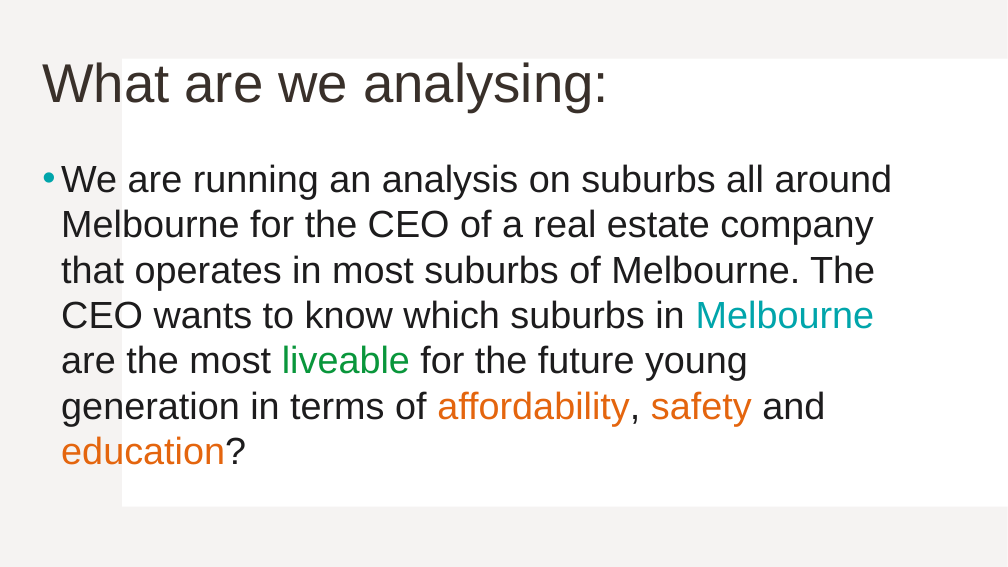
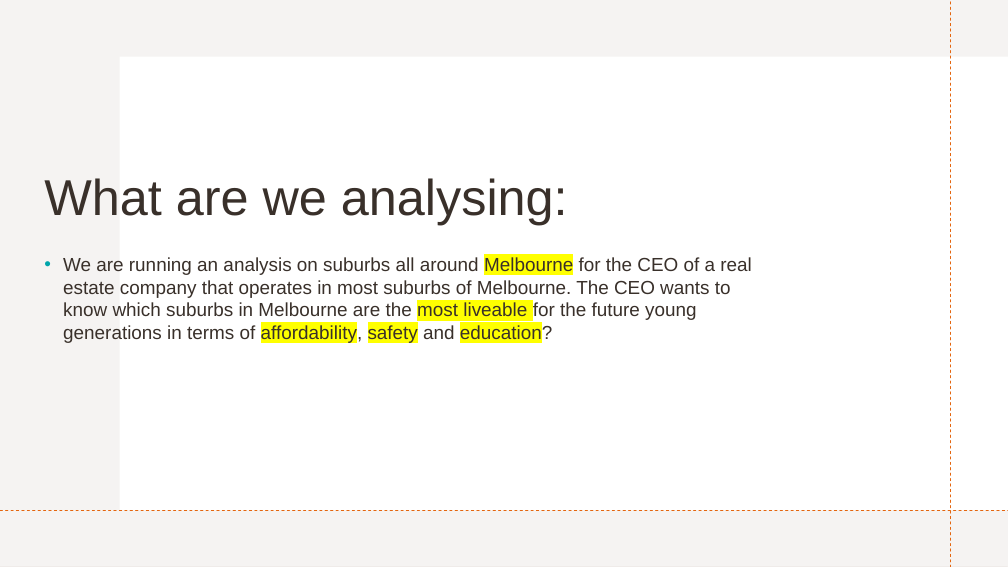
Before and after one commit to Kakhai1/bootcamp_project, a slide deck: slide 2 of Project 1 - Group 6 Slides_KT.pptx. Drawn at 1008x567 pixels with LibreOffice and Linux fonts; fonts in the diff are those of the drawing. Boxes give left, top, right and bottom in pixels: in the first picture for what was removed or moved away, otherwise in the second. Text is boxed around its words. In the diff, an @@ line names an element or a change of style, - is before the commit and + after.

```diff
--- a/Project 1 - Group 6 Slides_KT.pptx
+++ b/Project 1 - Group 6 Slides_KT.pptx
@@ rectangle added at [0, 0, 1008, 566], fill #FFFFFF @@
@@ rectangle added at [0, 0, 1008, 567], fill #E5DEDB at 35% opacity @@
@@ line added from (951, 567) to (951, 1), #E4650E 0.75 pt dashed @@
@@ title "What are we analysing:": place and size @@
-title "What are we analysing:" at [42, 62, 608, 112]
+title "What are we analysing:" at [44, 178, 568, 225]
@@ title "What are we analysing:" at [44, 178, 568, 225]: size 52 to 48 pt; vertical alignment middle to bottom @@
@@ rectangle added at [119, 57, 1008, 510], fill #FFFFFF @@
@@ text at [63, 257, 751, 343]: text changed; size 36 to 18 pt; text colour #1D1C1D to #39302A @@
-• We are running an analysis on suburbs all around Melbourne for the CEO of a real estate company that operates in most suburbs of Melbourne. The CEO wants to know which suburbs in Melbourne are the most liveable for the future young generation in terms of affordability, safety and education?
+• We are running an analysis on suburbs all around Melbourne for the CEO of a real estate company that operates in most suburbs of Melbourne. The CEO wants to know which suburbs in Melbourne are the most liveable for the future young generations in terms of affordability, safety and education?
@@ line added from (0, 510) to (1008, 510), #E4650E 0.75 pt dashed @@
```
Also in this commit, not shown: 9 other slides changed, 3 slides added, 4 slides removed.
